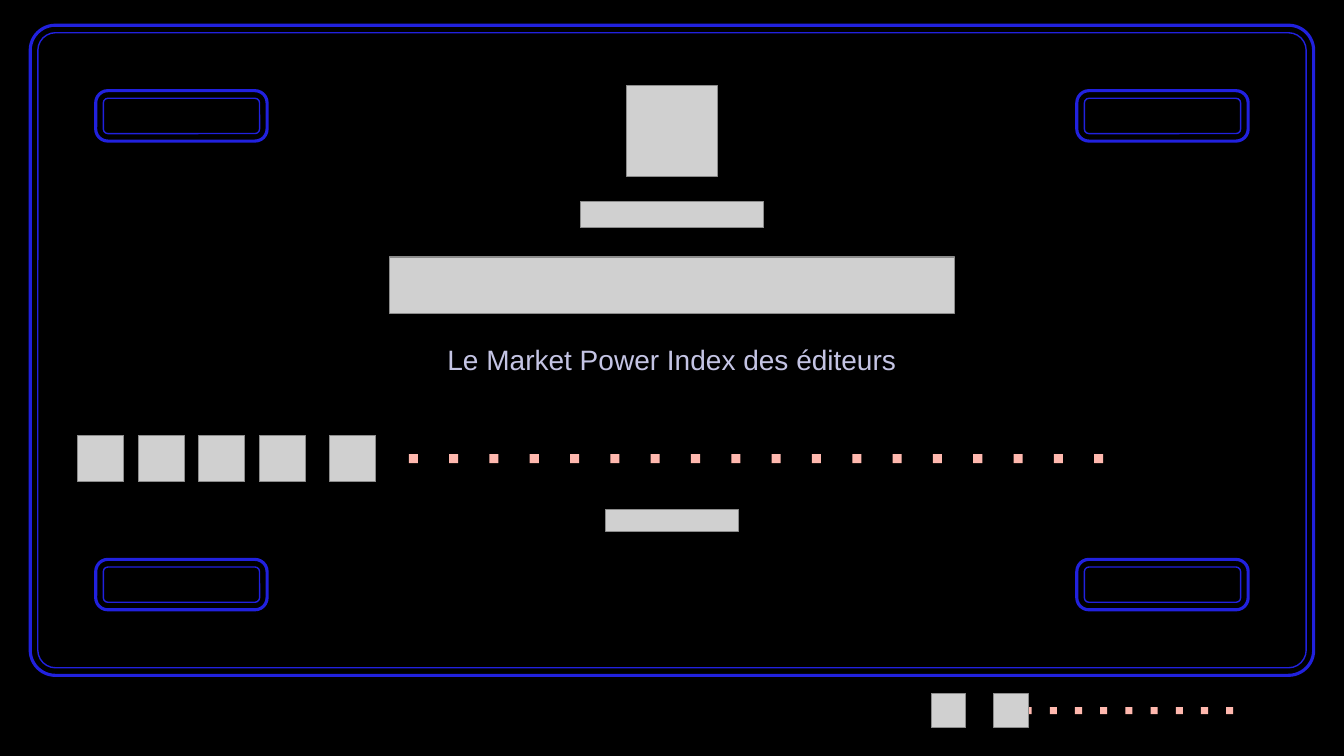
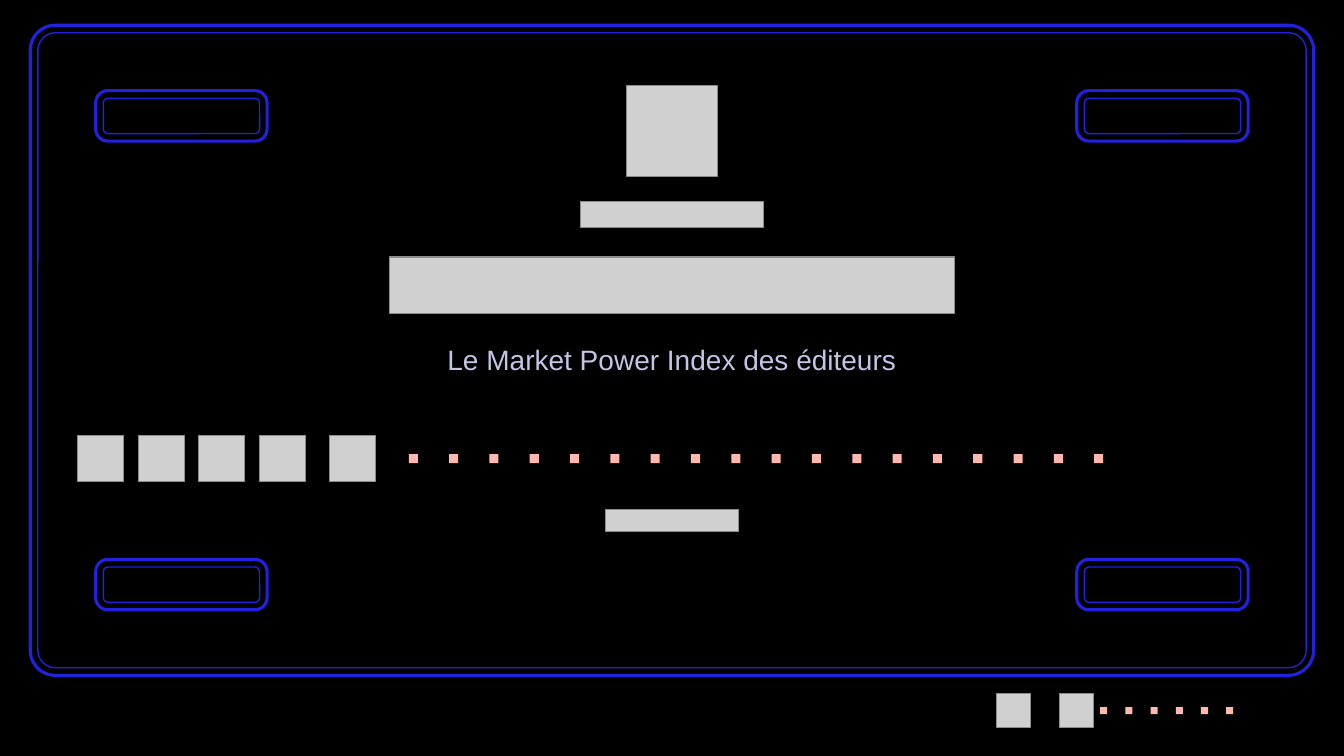
Before and after one commit to BOUADEIKHEIREDDINE/vgsales-data-wrangling, a slide deck: slide 14 of presentation/BDD1_vgsales_pacman.pptx. Drawn at 1344x756 pixels with LibreOffice and Linux fonts; fonts in the diff are those of the drawing; grey boxes stand for pictures; background and template pictures are left out. Boxes give left, top, right and bottom in pixels: in the first picture for what was removed or moved away, otherwise in the second. Text is boxed around its words. In the diff, an @@ line names an element or a change of style, - is before the commit and + after.

```diff
--- a/presentation/BDD1_vgsales_pacman.pptx
+++ b/presentation/BDD1_vgsales_pacman.pptx
@@ picture: place and size @@
-picture at [932,694,966,728]
+picture at [997,694,1031,728]
@@ rectangle removed at [1024,707,1031,714] @@
@@ rectangle removed at [1050,707,1057,714] @@
@@ picture: place and size @@
-picture at [994,694,1028,728]
+picture at [1060,694,1094,728]
@@ rectangle removed at [1075,707,1082,714] @@
```
Also in this commit, not shown: 14 other slides changed, 1 slide removed, 13 other files.
